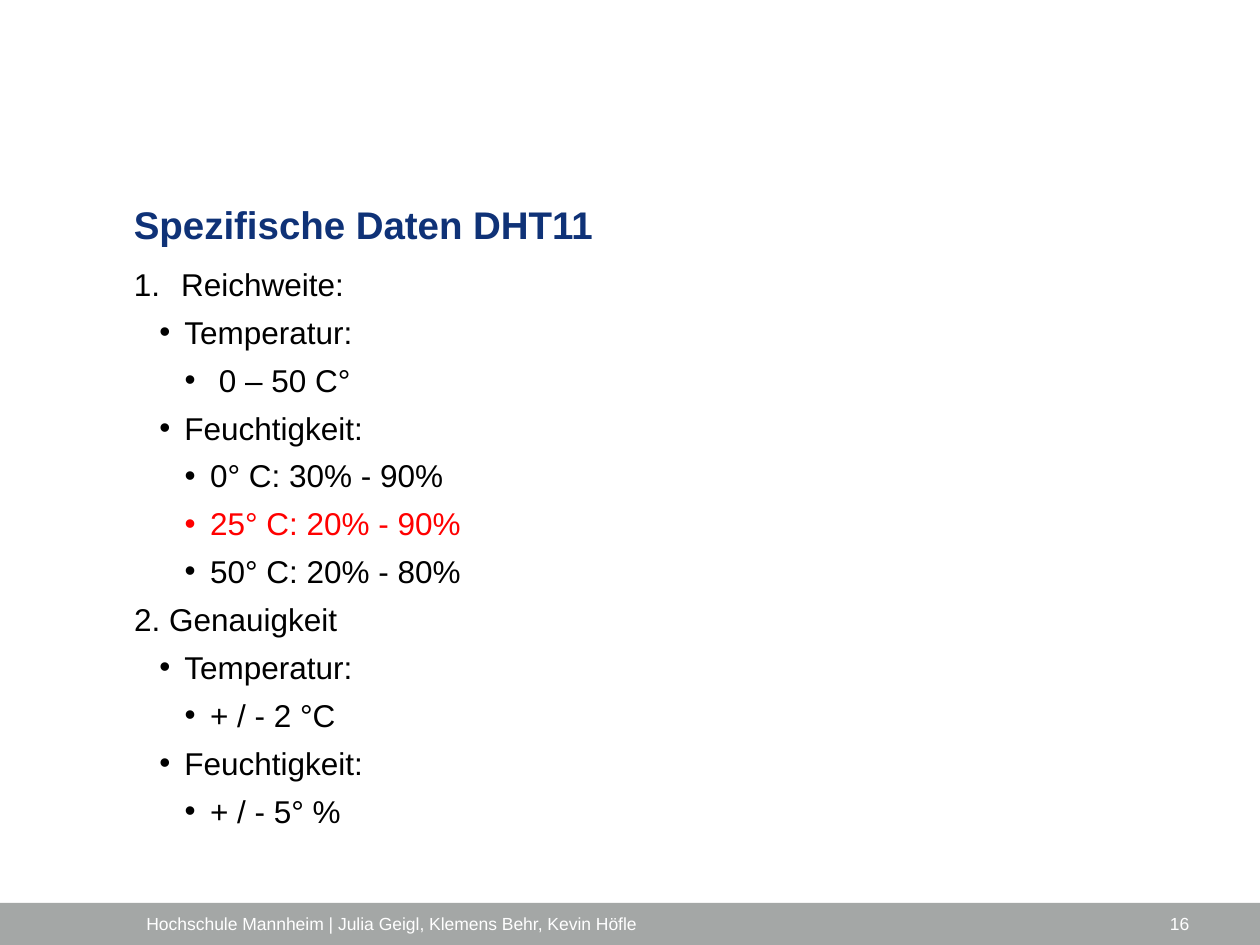
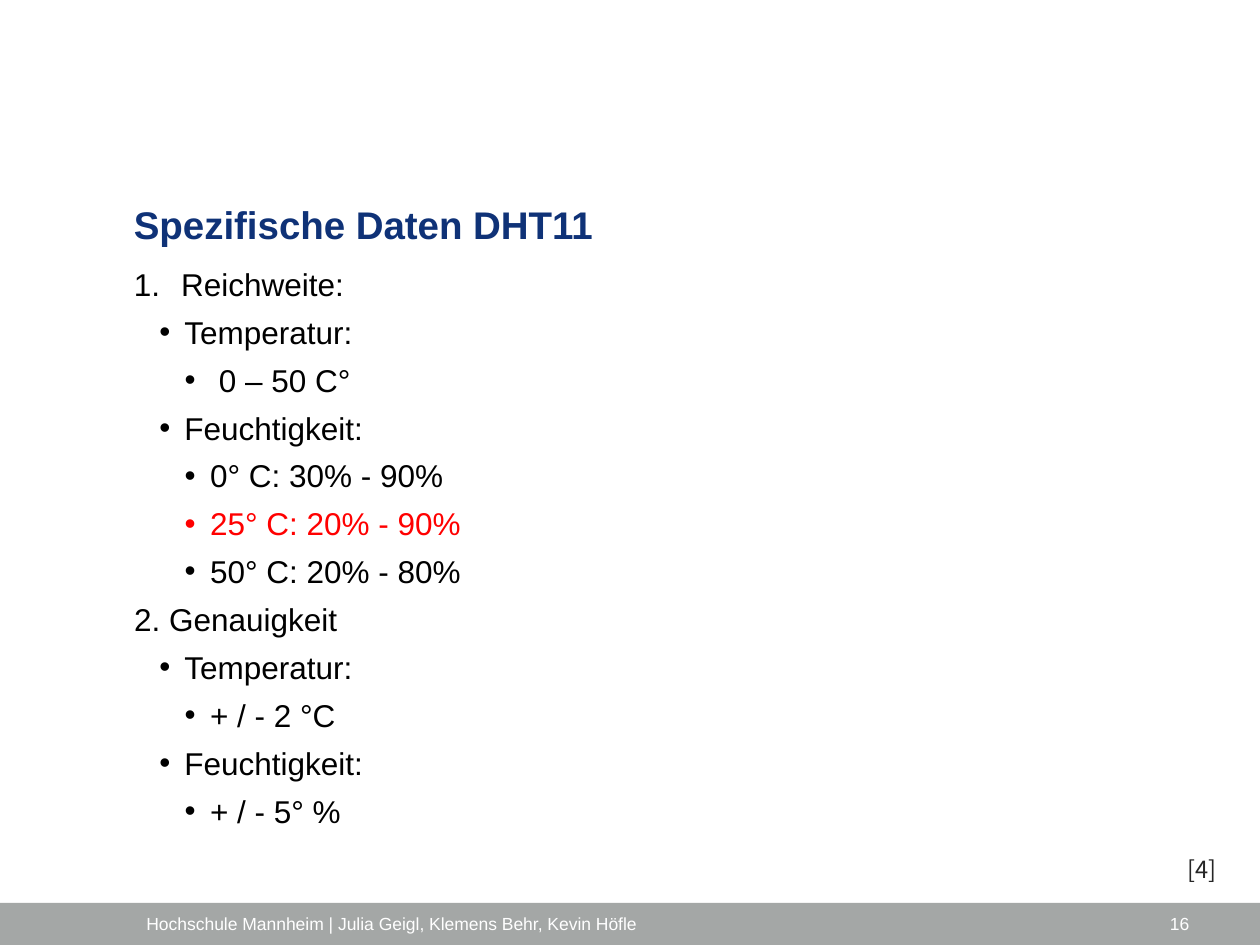
Before and after one commit to ProjektlaborEmbeddedSecurity/Presentation, a slide deck: slide 16 of PES_FH_VERS.pptx. Drawn at 1260x945 pixels with LibreOffice and Linux fonts; fonts in the diff are those of the drawing; background and template pictures are left out. Boxes give left, top, right and bottom in pixels: in the first picture for what was removed or moved away, otherwise in the second. Text is boxed around its words. In the diff, an @@ line names an element or a change of style, - is before the commit and + after.

```diff
--- a/PES_FH_VERS.pptx
+++ b/PES_FH_VERS.pptx
@@ text added at bbox=[1187, 859, 1216, 882], 13.5 pt, text #262626 @@
+[4]
```
Also in this commit, not shown: 2 other slides changed.
